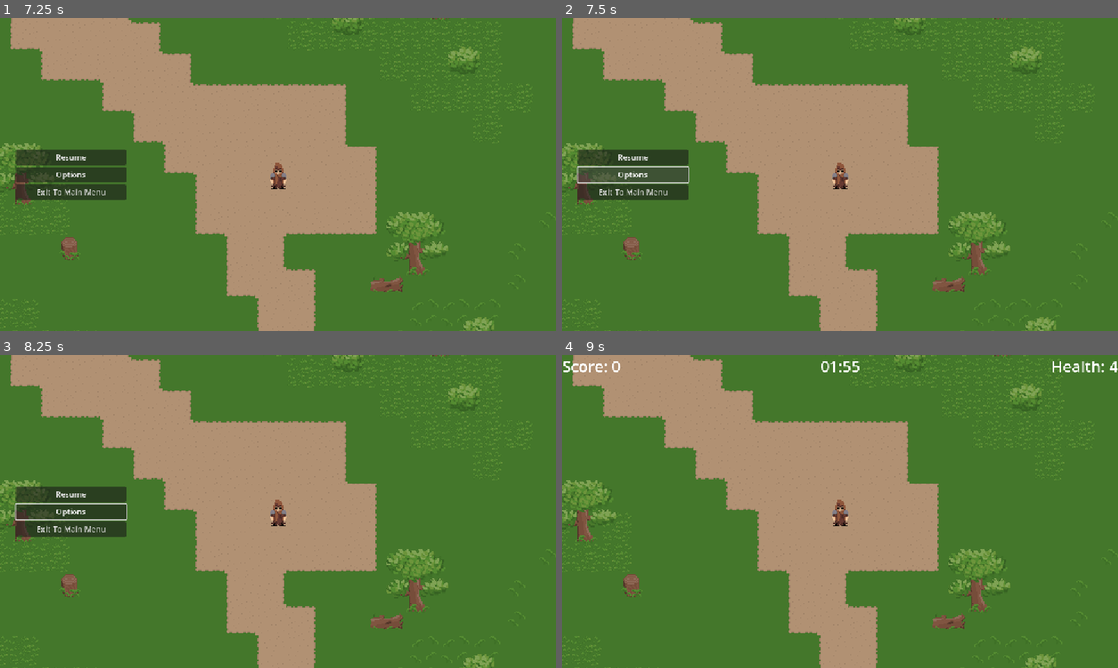
Above: before the commit, frames 1-4 (two rows, left to right).
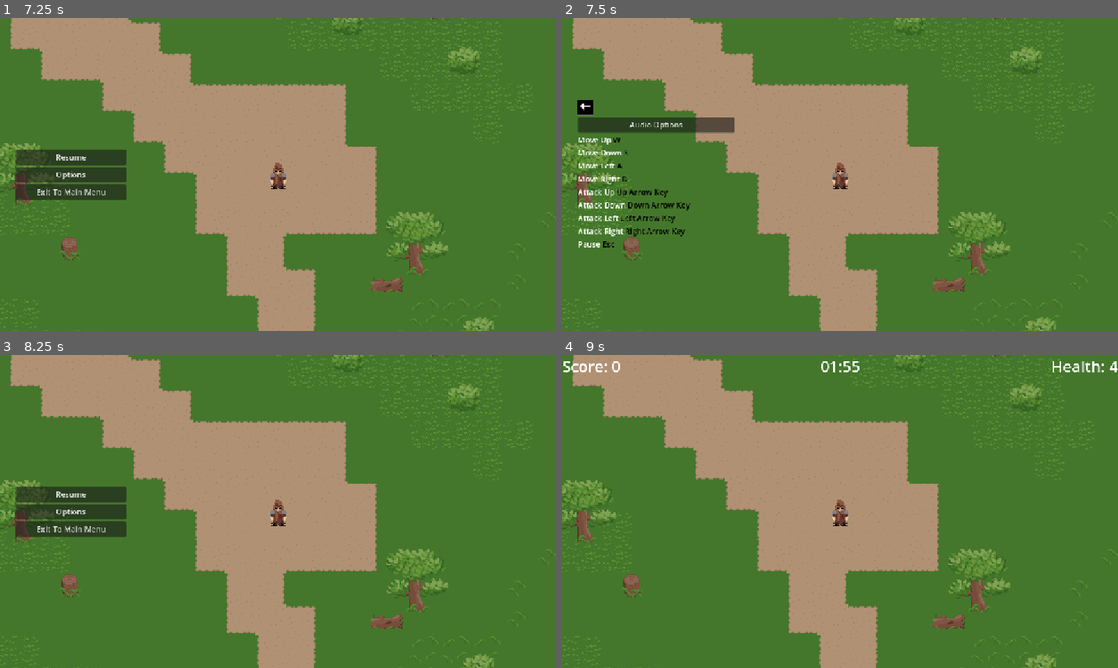
Above: after the commit, the same moments.

Repository: SethDotOrg/smallgame
Game: Godot game, scene res://Scenes/UI/main_menu.tscn
The game is run twice, just before and just after one commit, with the same random seed, the same clock (stepped at 60 frames per second) and the same inputs.
Inputs (mouse positions are in pixels of both pictures, inside the frame that each line leads up to):
- Up to frame 1 (7.25 s): click "Options" at 0.5 s; click (94, 105) at 1.25 s; click "Start Game" at 2 s; tap Enter at 2.75, 5.75 s; hold Up (attack_up) from 2.78 s (still down); tap Space at 5 s; tap Escape (pause) at 6.4 s
- Up to frame 2 (7.5 s): release Up (attack_up) at 7.25 s; click "Options" at 7.25 s
- Up to frame 3 (8.25 s): click (94, 442) at 8.02 s
- Up to frame 4 (9 s): click "Resume" at 8.75 s

Frame 1 is identical in both runs. In frame 2, 5.4% of the frame differs, in the area x 2-31%, y 26-74%; in frame 3, 0.2%; in frame 4, nothing differs.

Commit message:
add options to pause menu and start level select

Diff:
--- /dev/null
+++ b/Scenes/UI/LevelSelect.tscn
@@ -0,0 +1,113 @@
+[gd_scene load_steps=4 format=3 uid="uid://b7mv57rf7akhi"]
+
+[ext_resource type="Texture2D" uid="uid://crdfaj0r3d6ol" path="res://Sprites/Environment/TileSetForest.png" id="1_pakyl"]
+[ext_resource type="Texture2D" uid="uid://cmo02xawpn07p" path="res://Sprites/UI/Minus Pressed.png" id="2_sctym"]
+[ext_resource type="Texture2D" uid="uid://dsve8q0hvvhf7" path="res://Sprites/UI/Minus Unpressed Focussed.png" id="3_ndxgi"]
+
+[node name="LevelSelect" type="Control"]
+layout_mode = 3
+anchors_preset = 15
+anchor_right = 1.0
+anchor_bottom = 1.0
+grow_horizontal = 2
+grow_vertical = 2
+
+[node name="CanvasLayer" type="CanvasLayer" parent="."]
+layer = 128
+follow_viewport_scale = 2.0
+
+[node name="GridContainer" type="GridContainer" parent="CanvasLayer"]
+anchors_preset = 15
+anchor_right = 1.0
+anchor_bottom = 1.0
+grow_horizontal = 2
+grow_vertical = 2
+columns = 4
+
+[node name="Level1" type="TextureButton" parent="CanvasLayer/GridContainer"]
+custom_minimum_size = Vector2(32, 0)
+layout_mode = 2
+focus_neighbor_left = NodePath("../Plus")
+focus_neighbor_top = NodePath("../../BackButtonToOptionsMenu")
+focus_neighbor_right = NodePath("../Plus")
+focus_neighbor_bottom = NodePath("../../MusicVolume/Minus")
+texture_normal = ExtResource("1_pakyl")
+texture_pressed = ExtResource("2_sctym")
+texture_hover = ExtResource("3_ndxgi")
+
+[node name="Level2" type="TextureButton" parent="CanvasLayer/GridContainer"]
+custom_minimum_size = Vector2(32, 0)
+layout_mode = 2
+focus_neighbor_left = NodePath("../Plus")
+focus_neighbor_top = NodePath("../../BackButtonToOptionsMenu")
+focus_neighbor_right = NodePath("../Plus")
+focus_neighbor_bottom = NodePath("../../MusicVolume/Minus")
+texture_normal = ExtResource("1_pakyl")
+texture_pressed = ExtResource("2_sctym")
+texture_hover = ExtResource("3_ndxgi")
+
+[node name="Level3" type="TextureButton" parent="CanvasLayer/GridContainer"]
+custom_minimum_size = Vector2(32, 0)
+layout_mode = 2
+focus_neighbor_left = NodePath("../Plus")
+focus_neighbor_top = NodePath("../../BackButtonToOptionsMenu")
+focus_neighbor_right = NodePath("../Plus")
+focus_neighbor_bottom = NodePath("../../MusicVolume/Minus")
+texture_normal = ExtResource("1_pakyl")
+texture_pressed = ExtResource("2_sctym")
+texture_hover = ExtResource("3_ndxgi")
+
+[node name="Level4" type="TextureButton" parent="CanvasLayer/GridContainer"]
+custom_minimum_size = Vector2(32, 0)
+layout_mode = 2
+focus_neighbor_left = NodePath("../Plus")
+focus_neighbor_top = NodePath("../../BackButtonToOptionsMenu")
+focus_neighbor_right = NodePath("../Plus")
+focus_neighbor_bottom = NodePath("../../MusicVolume/Minus")
+texture_normal = ExtResource("1_pakyl")
+texture_pressed = ExtResource("2_sctym")
+texture_hover = ExtResource("3_ndxgi")
+
+[node name="Level5" type="TextureButton" parent="CanvasLayer/GridContainer"]
+custom_minimum_size = Vector2(32, 0)
+layout_mode = 2
+focus_neighbor_left = NodePath("../Plus")
+focus_neighbor_top = NodePath("../../BackButtonToOptionsMenu")
+focus_neighbor_right = NodePath("../Plus")
+focus_neighbor_bottom = NodePath("../../MusicVolume/Minus")
+texture_normal = ExtResource("1_pakyl")
+texture_pressed = ExtResource("2_sctym")
+texture_hover = ExtResource("3_ndxgi")
+
+[node name="Level6" type="TextureButton" parent="CanvasLayer/GridContainer"]
+custom_minimum_size = Vector2(32, 0)
+layout_mode = 2
+focus_neighbor_left = NodePath("../Plus")
+focus_neighbor_top = NodePath("../../BackButtonToOptionsMenu")
+focus_neighbor_right = NodePath("../Plus")
+focus_neighbor_bottom = NodePath("../../MusicVolume/Minus")
+texture_normal = ExtResource("1_pakyl")
+texture_pressed = ExtResource("2_sctym")
+texture_hover = ExtResource("3_ndxgi")
+
+[node name="Level7" type="TextureButton" parent="CanvasLayer/GridContainer"]
+custom_minimum_size = Vector2(32, 0)
+layout_mode = 2
+focus_neighbor_left = NodePath("../Plus")
+focus_neighbor_top = NodePath("../../BackButtonToOptionsMenu")
+focus_neighbor_right = NodePath("../Plus")
+focus_neighbor_bottom = NodePath("../../MusicVolume/Minus")
+texture_normal = ExtResource("1_pakyl")
+texture_pressed = ExtResource("2_sctym")
+texture_hover = ExtResource("3_ndxgi")
+
+[node name="Level8" type="TextureButton" parent="CanvasLayer/GridContainer"]
+custom_minimum_size = Vector2(32, 0)
+layout_mode = 2
+focus_neighbor_left = NodePath("../Plus")
+focus_neighbor_top = NodePath("../../BackButtonToOptionsMenu")
+focus_neighbor_right = NodePath("../Plus")
+focus_neighbor_bottom = NodePath("../../MusicVolume/Minus")
+texture_normal = ExtResource("1_pakyl")
+texture_pressed = ExtResource("2_sctym")
+texture_hover = ExtResource("3_ndxgi")
--- a/Scenes/UI/pause_ui.tscn
+++ b/Scenes/UI/pause_ui.tscn
@@ -1,6 +1,15 @@
-[gd_scene load_steps=2 format=3 uid="uid://duhgxjox3tyjg"]
+[gd_scene load_steps=11 format=3 uid="uid://duhgxjox3tyjg"]
 
 [ext_resource type="Script" uid="uid://c2kvtjqoqqruo" path="res://Scripts/UI/pause_ui.gd" id="1_mx7s6"]
+[ext_resource type="Texture2D" uid="uid://dghgvto1y1asr" path="res://Sprites/UI/ArrowBack Unpressed.png" id="2_rqg0w"]
+[ext_resource type="Texture2D" uid="uid://bgwmvfw8krfuw" path="res://Sprites/UI/ArrowBack pressed.png" id="3_lsyt1"]
+[ext_resource type="Texture2D" uid="uid://s3lqy4udgerl" path="res://Sprites/UI/ArrowBack Unpressed Focussed.png" id="4_j4q0y"]
+[ext_resource type="Texture2D" uid="uid://dsqavx8b8uq4u" path="res://Sprites/UI/Minus Unpressed.png" id="5_mxhi6"]
+[ext_resource type="Texture2D" uid="uid://cmo02xawpn07p" path="res://Sprites/UI/Minus Pressed.png" id="6_ape4p"]
+[ext_resource type="Texture2D" uid="uid://dsve8q0hvvhf7" path="res://Sprites/UI/Minus Unpressed Focussed.png" id="7_aa0mk"]
+[ext_resource type="Texture2D" uid="uid://b3fmmri54cirx" path="res://Sprites/UI/Plus Unpressed.png" id="8_f88ed"]
+[ext_resource type="Texture2D" uid="uid://s1yw1r8hkudh" path="res://Sprites/UI/Plus Pressed.png" id="9_j6y2s"]
+[ext_resource type="Texture2D" uid="uid://brulh301wapic" path="res://Sprites/UI/Plus Unpressed Focussed.png" id="10_6m00i"]
 
 [node name="PauseUI" type="Control"]
 process_mode = 2
@@ -37,5 +46,273 @@
 focus_neighbor_bottom = NodePath("../Resume")
 text = "MENU_EXIT_TO_MAIN_MENU"
 
+[node name="OptionsMenu" type="VBoxContainer" parent="."]
+visible = false
+layout_mode = 1
+anchors_preset = 4
+anchor_top = 0.5
+anchor_bottom = 0.5
+offset_left = 32.0
+offset_top = -137.0
+offset_right = 357.0
+offset_bottom = 137.0
+grow_vertical = 2
+
+[node name="BackButtonMainMenu" type="TextureButton" parent="OptionsMenu"]
+custom_minimum_size = Vector2(32, 0)
+layout_mode = 2
+focus_neighbor_top = NodePath("../AudioOptions")
+focus_neighbor_bottom = NodePath("../AudioOptions")
+texture_normal = ExtResource("2_rqg0w")
+texture_pressed = ExtResource("3_lsyt1")
+texture_hover = ExtResource("4_j4q0y")
+
+[node name="AudioOptions" type="Button" parent="OptionsMenu"]
+layout_mode = 2
+focus_neighbor_top = NodePath("../BackButtonMainMenu")
+focus_neighbor_bottom = NodePath("../BackButtonMainMenu")
+text = "MENU_AUDIO_OPTIONS"
+
+[node name="MoveUpContainer" type="HBoxContainer" parent="OptionsMenu"]
+layout_mode = 2
+
+[node name="Control1" type="Label" parent="OptionsMenu/MoveUpContainer"]
+layout_mode = 2
+text = "CONTROL_MOVE_UP"
+
+[node name="Control2" type="Label" parent="OptionsMenu/MoveUpContainer"]
+layout_mode = 2
+theme_override_colors/font_color = Color(0, 0, 0, 1)
+text = "MOVE_UP"
+
+[node name="MoveDownContainer" type="HBoxContainer" parent="OptionsMenu"]
+layout_mode = 2
+
+[node name="Control1" type="Label" parent="OptionsMenu/MoveDownContainer"]
+layout_mode = 2
+text = "CONTROL_MOVE_DOWN"
+
+[node name="Control2" type="Label" parent="OptionsMenu/MoveDownContainer"]
+layout_mode = 2
+theme_override_colors/font_color = Color(0, 0, 0, 1)
+text = "MOVE_DOWN"
+
+[node name="MoveLeftContainer" type="HBoxContainer" parent="OptionsMenu"]
+layout_mode = 2
+
+[node name="Control1" type="Label" parent="OptionsMenu/MoveLeftContainer"]
+layout_mode = 2
+text = "CONTROL_MOVE_LEFT"
+
+[node name="Control2" type="Label" parent="OptionsMenu/MoveLeftContainer"]
+layout_mode = 2
+theme_override_colors/font_color = Color(0, 0, 0, 1)
+text = "MOVE_LEFT"
+
+[node name="MoveRightContainer" type="HBoxContainer" parent="OptionsMenu"]
+layout_mode = 2
+
+[node name="Control1" type="Label" parent="OptionsMenu/MoveRightContainer"]
+layout_mode = 2
+text = "CONTROL_MOVE_RIGHT"
+
+[node name="Control2" type="Label" parent="OptionsMenu/MoveRightContainer"]
+layout_mode = 2
+theme_override_colors/font_color = Color(0, 0, 0, 1)
+text = "MOVE_RIGHT"
+
+[node name="AttackUpContainer" type="HBoxContainer" parent="OptionsMenu"]
+layout_mode = 2
+
+[node name="Control1" type="Label" parent="OptionsMenu/AttackUpContainer"]
+layout_mode = 2
+text = "CONTROL_ATTACK_UP"
+
+[node name="Control2" type="Label" parent="OptionsMenu/AttackUpContainer"]
+layout_mode = 2
+theme_override_colors/font_color = Color(0, 0, 0, 1)
+text = "ATTACK_UP"
+
+[node name="AttackDownContainer" type="HBoxContainer" parent="OptionsMenu"]
+layout_mode = 2
+
+[node name="Control1" type="Label" parent="OptionsMenu/AttackDownContainer"]
+layout_mode = 2
+text = "CONTROL_ATTACK_DOWN"
+
+[node name="Control2" type="Label" parent="OptionsMenu/AttackDownContainer"]
+layout_mode = 2
+theme_override_colors/font_color = Color(0, 0, 0, 1)
+text = "ATTACK_DOWN"
+
+[node name="AttackLeftContainer" type="HBoxContainer" parent="OptionsMenu"]
+layout_mode = 2
+
+[node name="Control1" type="Label" parent="OptionsMenu/AttackLeftContainer"]
+layout_mode = 2
+text = "CONTROL_ATTACK_LEFT"
+
+[node name="Control2" type="Label" parent="OptionsMenu/AttackLeftContainer"]
+layout_mode = 2
+theme_override_colors/font_color = Color(0, 0, 0, 1)
+text = "ATTACK_LEFT"
+
+[node name="AttackRightContainer" type="HBoxContainer" parent="OptionsMenu"]
+layout_mode = 2
+
+[node name="Control1" type="Label" parent="OptionsMenu/AttackRightContainer"]
+layout_mode = 2
+text = "CONTROL_ATTACK_RIGHT"
+
+[node name="Control2" type="Label" parent="OptionsMenu/AttackRightContainer"]
+layout_mode = 2
+theme_override_colors/font_color = Color(0, 0, 0, 1)
+text = "ATTACK_RIGHT"
+
+[node name="PauseContainer" type="HBoxContainer" parent="OptionsMenu"]
+layout_mode = 2
+
+[node name="Control1" type="Label" parent="OptionsMenu/PauseContainer"]
+layout_mode = 2
+text = "CONTROL_PAUSE"
+
+[node name="Control2" type="Label" parent="OptionsMenu/PauseContainer"]
+layout_mode = 2
+theme_override_colors/font_color = Color(0, 0, 0, 1)
+text = "PAUSE"
+
+[node name="AudioMenu" type="VBoxContainer" parent="."]
+visible = false
+layout_mode = 1
+anchors_preset = 4
+anchor_top = 0.5
+anchor_bottom = 0.5
+offset_left = 32.0
+offset_top = -137.0
+offset_right = 357.0
+offset_bottom = 137.0
+grow_vertical = 2
+
+[node name="BackButtonToOptionsMenu" type="TextureButton" parent="AudioMenu"]
+custom_minimum_size = Vector2(32, 0)
+layout_mode = 2
+focus_neighbor_top = NodePath("../SFXVolume/Minus")
+focus_neighbor_bottom = NodePath("../MasterVolume/Minus")
+texture_normal = ExtResource("2_rqg0w")
+texture_pressed = ExtResource("3_lsyt1")
+texture_hover = ExtResource("4_j4q0y")
+
+[node name="MasterVolumeLabel" type="RichTextLabel" parent="AudioMenu"]
+layout_mode = 2
+bbcode_enabled = true
+text = "MASTER_VOLUME"
+fit_content = true
+
+[node name="MasterVolume" type="HFlowContainer" parent="AudioMenu"]
+layout_mode = 2
+
+[node name="Minus" type="TextureButton" parent="AudioMenu/MasterVolume"]
+custom_minimum_size = Vector2(32, 0)
+layout_mode = 2
+focus_neighbor_left = NodePath("../Plus")
+focus_neighbor_top = NodePath("../../BackButtonToOptionsMenu")
+focus_neighbor_right = NodePath("../Plus")
+focus_neighbor_bottom = NodePath("../../MusicVolume/Minus")
+texture_normal = ExtResource("5_mxhi6")
+texture_pressed = ExtResource("6_ape4p")
+texture_hover = ExtResource("7_aa0mk")
+
+[node name="ProgressBar" type="ProgressBar" parent="AudioMenu/MasterVolume"]
+layout_mode = 2
+size_flags_horizontal = 3
+size_flags_vertical = 1
+step = 5.0
+
+[node name="Plus" type="TextureButton" parent="AudioMenu/MasterVolume"]
+layout_mode = 2
+focus_neighbor_left = NodePath("../Minus")
+focus_neighbor_top = NodePath("../../BackButtonToOptionsMenu")
+focus_neighbor_right = NodePath("../Minus")
+focus_neighbor_bottom = NodePath("../../MusicVolume/Plus")
+texture_normal = ExtResource("8_f88ed")
+texture_pressed = ExtResource("9_j6y2s")
+texture_hover = ExtResource("10_6m00i")
+
+[node name="MusicVolumeLabel" type="RichTextLabel" parent="AudioMenu"]
+layout_mode = 2
+bbcode_enabled = true
+text = "MUSIC_VOLUME"
+fit_content = true
+
+[node name="MusicVolume" type="HFlowContainer" parent="AudioMenu"]
+layout_mode = 2
+
+[node name="Minus" type="TextureButton" parent="AudioMenu/MusicVolume"]
+custom_minimum_size = Vector2(32, 0)
+layout_mode = 2
+focus_neighbor_left = NodePath("../Plus")
+focus_neighbor_top = NodePath("../../MasterVolume/Minus")
+focus_neighbor_right = NodePath("../Plus")
+focus_neighbor_bottom = NodePath("../../SFXVolume/Minus")
+texture_normal = ExtResource("5_mxhi6")
+texture_pressed = ExtResource("6_ape4p")
+texture_hover = ExtResource("7_aa0mk")
+
+[node name="ProgressBar" type="ProgressBar" parent="AudioMenu/MusicVolume"]
+layout_mode = 2
+size_flags_horizontal = 3
+size_flags_vertical = 1
+step = 5.0
+
+[node name="Plus" type="TextureButton" parent="AudioMenu/MusicVolume"]
+layout_mode = 2
+focus_neighbor_left = NodePath("../Minus")
+focus_neighbor_top = NodePath("../../MasterVolume/Plus")
+focus_neighbor_right = NodePath("../Minus")
+focus_neighbor_bottom = NodePath("../../SFXVolume/Plus")
+texture_normal = ExtResource("8_f88ed")
+texture_pressed = ExtResource("9_j6y2s")
+texture_hover = ExtResource("10_6m00i")
+
+[node name="SFXVolumeLabel" type="RichTextLabel" parent="AudioMenu"]
+layout_mode = 2
+bbcode_enabled = true
+text = "SFX_VOLUME"
+fit_content = true
+
+[node name="SFXVolume" type="HFlowContainer" parent="AudioMenu"]
+layout_mode = 2
+
+[node name="Minus" type="TextureButton" parent="AudioMenu/SFXVolume"]
+custom_minimum_size = Vector2(32, 0)
+layout_mode = 2
+focus_neighbor_left = NodePath("../Plus")
+focus_neighbor_top = NodePath("../../MusicVolume/Minus")
+focus_neighbor_right = NodePath("../Plus")
+focus_neighbor_bottom = NodePath("../../BackButtonToOptionsMenu")
+texture_normal = ExtResource("5_mxhi6")
+texture_pressed = ExtResource("6_ape4p")
+texture_hover = ExtResource("7_aa0mk")
+
+[node name="ProgressBar" type="ProgressBar" parent="AudioMenu/SFXVolume"]
+layout_mode = 2
+size_flags_horizontal = 3
+size_flags_vertical = 1
+step = 5.0
+
+[node name="Plus" type="TextureButton" parent="AudioMenu/SFXVolume"]
+layout_mode = 2
+focus_neighbor_left = NodePath("../Minus")
+focus_neighbor_top = NodePath("../../MusicVolume/Plus")
+focus_neighbor_right = NodePath("../Minus")
+focus_neighbor_bottom = NodePath("../../BackButtonToOptionsMenu")
+texture_normal = ExtResource("8_f88ed")
+texture_pressed = ExtResource("9_j6y2s")
+texture_hover = ExtResource("10_6m00i")
+
 [connection signal="pressed" from="PauseOptions/Resume" to="." method="_on_resume_pressed"]
+[connection signal="pressed" from="PauseOptions/Options" to="." method="_on_options_pressed"]
 [connection signal="pressed" from="PauseOptions/ExitToMainMenu" to="." method="_on_exit_to_main_menu_pressed"]
+[connection signal="pressed" from="OptionsMenu/BackButtonMainMenu" to="." method="_on_back_button_main_menu_pressed"]
+[connection signal="pressed" from="OptionsMenu/AudioOptions" to="." method="_on_audio_options_pressed"]
+[connection signal="pressed" from="AudioMenu/BackButtonToOptionsMenu" to="." method="_on_back_button_to_options_menu_pressed"]
--- a/Scripts/UI/pause_ui.gd
+++ b/Scripts/UI/pause_ui.gd
@@ -3,6 +3,9 @@
 @onready var _resume_button = $PauseOptions/Resume
 @onready var _options_button = $PauseOptions/Options
 @onready var _exit_main_menu_button = $PauseOptions/ExitToMainMenu
+@onready var _pause_options_group = $PauseOptions
+@onready var _options_menu_group = $OptionsMenu
+@onready var _audio_menu_group = $AudioMenu
 
 var _base_ui
 
@@ -12,5 +15,25 @@
 
 func _on_resume_pressed():
 	_base_ui.handle_game_resume()
+func _on_options_pressed():
+	_pause_options_group.visible = false
+	_options_menu_group.visible = true
+	_audio_menu_group.visible = false
 func _on_exit_to_main_menu_pressed():
 	get_tree().change_scene_to_file("res://Scenes/UI/main_menu.tscn")
+
+
+func _on_back_button_main_menu_pressed():
+	_pause_options_group.visible = true
+	_options_menu_group.visible = false
+	_audio_menu_group.visible = false
+func _on_audio_options_pressed():
+	_pause_options_group.visible = false
+	_options_menu_group.visible = false
+	_audio_menu_group.visible = true
+
+
+func _on_back_button_to_options_menu_pressed():
+	_pause_options_group.visible = false
+	_options_menu_group.visible = true
+	_audio_menu_group.visible = false
Not shown, changed: TranslationsFiles/SmallGameWords.csv.import
